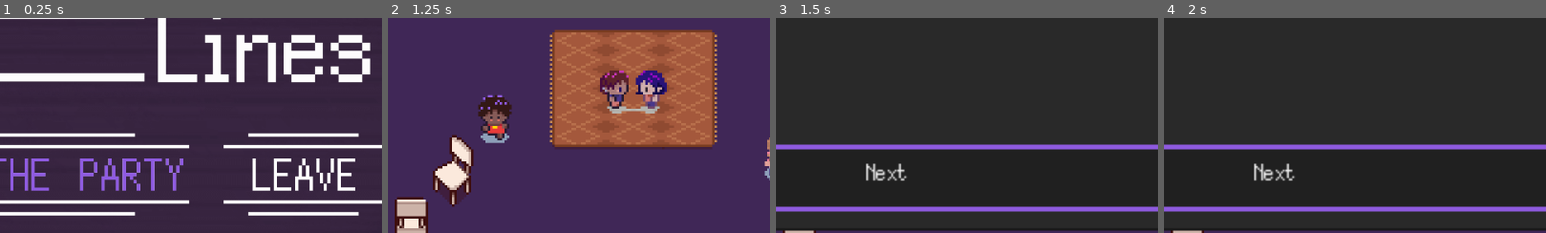
Above: before the commit, frames 1-4 (left to right).
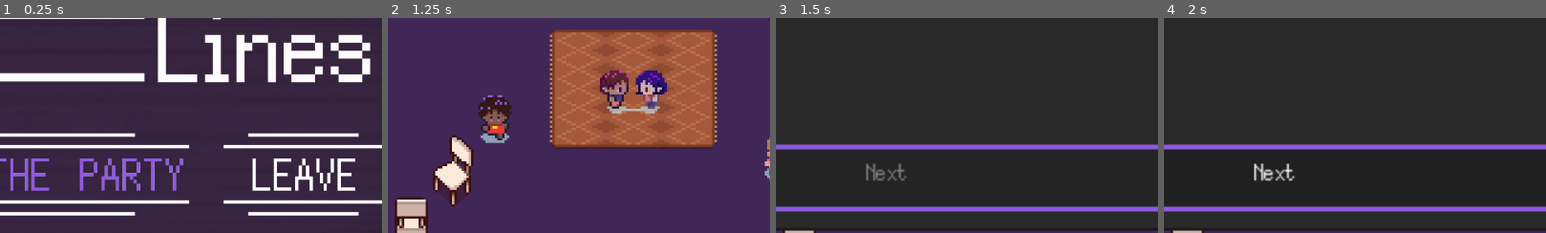
Above: after the commit, the same moments.

Repository: LaClimSx/between-the-lines
Game: Godot game, scene res://scenes/title_screen.tscn
The game is run twice, just before and just after one commit, with the same random seed, the same clock (stepped at 60 frames per second) and the same inputs.
Inputs (mouse positions are % of the whole screen's width and height, from its top left):
- Up to frame 1 (0.25 s): no input
- Up to frame 2 (1.25 s): click (38, 79) at 0.5 s
- Up to frame 3 (1.5 s): hold D (right) from 1.28 s (still down); hold Space (interact) from 1.28 s (still down)
- Up to frame 4 (2 s): keep holding D (right); keep holding Space (interact)
The pictures show only the part of the screen within x 35-85%, y 42-92%; the shares and areas given below are measured in that part.

Frames 1-2 are identical in both runs. In frame 3, 0.4% of the frame differs, in the area x 23-35%, y 67-76%; in frame 4, nothing differs.

Commit message:
slight delay before being able to close panels

Diff:
--- a/scenes/global.tscn
+++ b/scenes/global.tscn
@@ -6,7 +6,7 @@
 script = ExtResource("1_4pk28")
 
 [node name="Timer" type="Timer" parent="." unique_id=658129936]
-wait_time = 540.0
+wait_time = 480.0
 one_shot = true
 
 [connection signal="timeout" from="Timer" to="." method="_on_timer_timeout"]
--- a/scripts/global.gd
+++ b/scripts/global.gd
@@ -15,7 +15,7 @@
 signal ending(text: String)
 
 @onready var timer : Timer = $Timer
-const GAME_TIME: int = 540
+const GAME_TIME: int = 520
 
 var nb_interactions : int = 0:
 	set(value):
@@ -29,7 +29,7 @@
 			tuto_finished.emit()
 		if nb_interactions >= TOTAL_INTERACTIONS:
 			await get_tree().create_timer(5).timeout
-			_on_timer_timeout()
+			#_on_timer_timeout()
 
 var score : int = 2:
 	set(value):
--- a/scripts/object_simple_panel.gd
+++ b/scripts/object_simple_panel.gd
@@ -8,6 +8,8 @@
 	get_tree().paused = true
 	visible = true
 	%NextButton.grab_focus.call_deferred()
+	%NextButton.disabled = true
+	get_tree().create_timer(0.5).timeout.connect(func() -> void : %NextButton.disabled = false)
 
 
 
--- a/scripts/simple_panel.gd
+++ b/scripts/simple_panel.gd
@@ -14,6 +14,8 @@
 		%TextureRect.visible = false
 	get_tree().paused = true
 	visible = true
+	%NextButton.disabled = true
+	get_tree().create_timer(0.4).timeout.connect(func() -> void : %NextButton.disabled = false)
 
 
 func _on_next_button_pressed() -> void:
